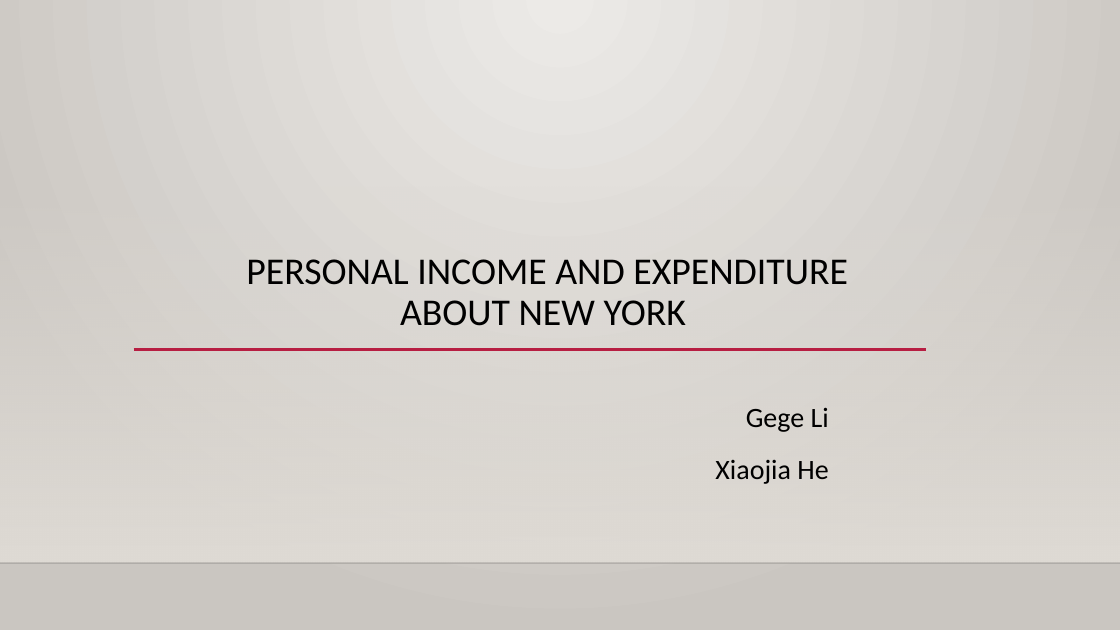
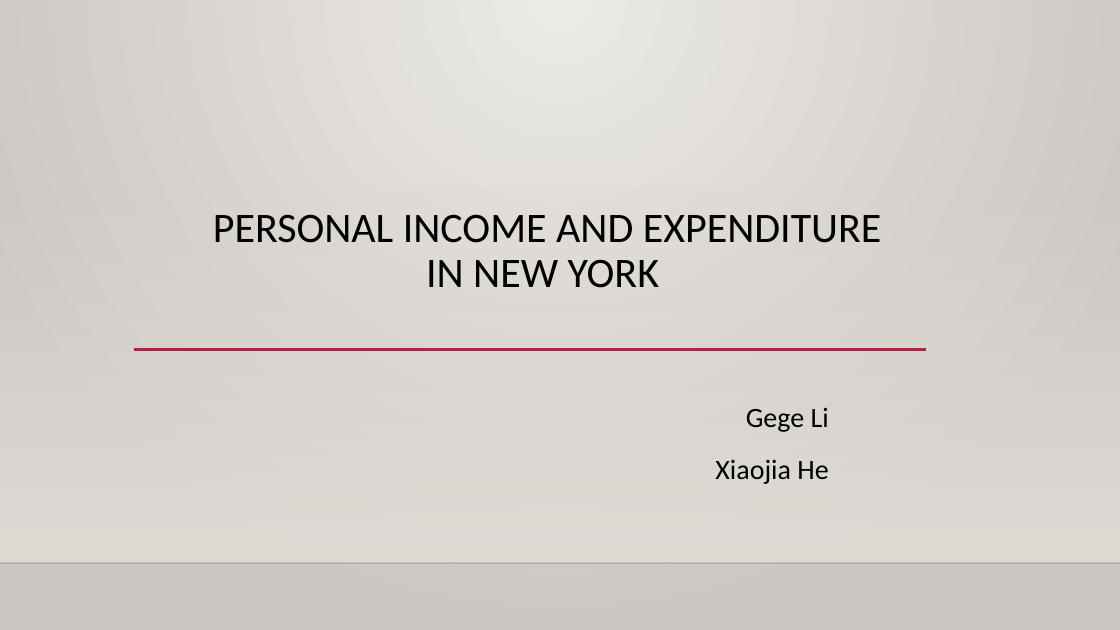
Before and after one commit to gegeli638/DAV-5400, a slide deck: slide 1 of final/gege-final.pptx. Drawn at 1120x630 pixels with LibreOffice and Linux fonts; fonts in the diff are those of the drawing; background and template pictures are left out. Boxes give left, top, right and bottom in pixels: in the first picture for what was removed or moved away, otherwise in the second. Text is boxed around its words. In the diff, an @@ line names an element or a change of style, - is before the commit and + after.

```diff
--- a/final/gege-final.pptx
+++ b/final/gege-final.pptx
@@ title at (x1=213, y1=214, x2=882, y2=288): text changed; size 32.4 to 36 pt @@
-PERSONAL INCOME AND EXPENDITURE
-ABOUT NEW YORK
+PERSONAL INCOME AND EXPENDITURE
+IN NEW YORK
```
Also in this commit, not shown: 5 other slides changed, 2 slides added, 1 slide removed.
